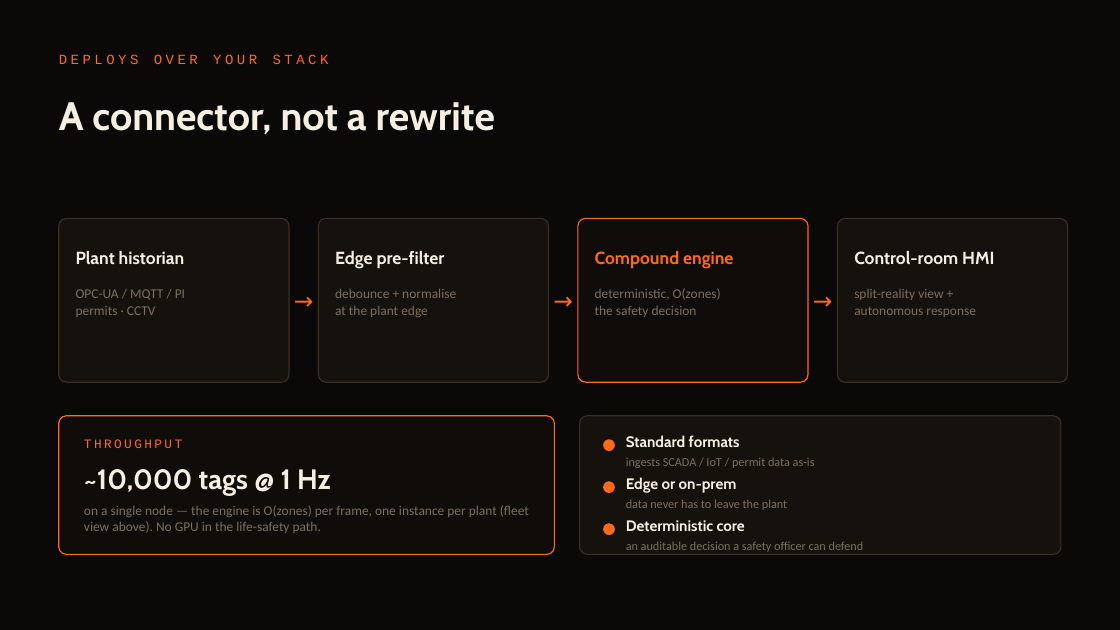
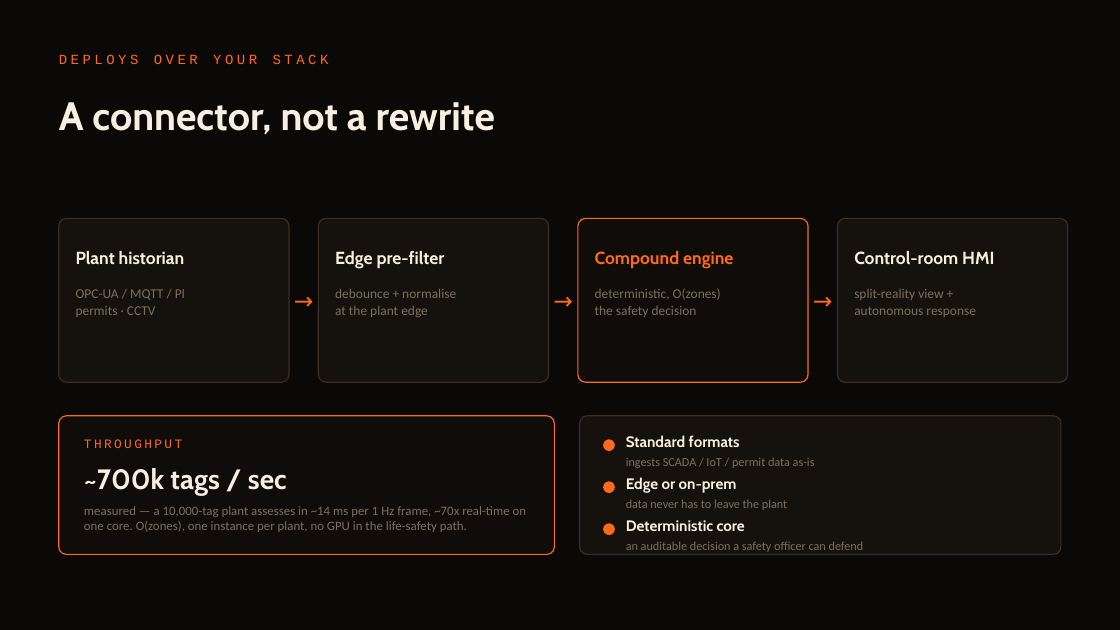
Before and after one commit to SaudSatopay/trinetra, a slide deck: slide 18 of docs/Trinetra_Deck.pptx (slide 16 before the commit). Drawn at 1120x630 pixels with LibreOffice and Linux fonts; fonts in the diff are those of the drawing. Boxes give left, top, right and bottom in pixels: in the first picture for what was removed or moved away, otherwise in the second. Text is boxed around its words. In the diff, an @@ line names an element or a change of style, - is before the commit and + after.

```diff
--- a/docs/Trinetra_Deck.pptx
+++ b/docs/Trinetra_Deck.pptx
@@ text at <box>84,468,287,496</box>: text changed @@
-~10,000 tags @ 1 Hz
+~700k tags / sec
@@ text at <box>84,506,526,532</box>: text changed; size 11.5 to 11 pt @@
-on a single node — the engine is O(zones) per frame, one instance per plant (fleet view above). No GPU in the life-safety path.
+measured — a 10,000-tag plant assesses in ~14 ms per 1 Hz frame, ~70x real-time on one core. O(zones), one instance per plant, no GPU in the life-safety path.
```
Also in this commit, not shown: 5 other slides changed, 2 slides added, 5 other files.
